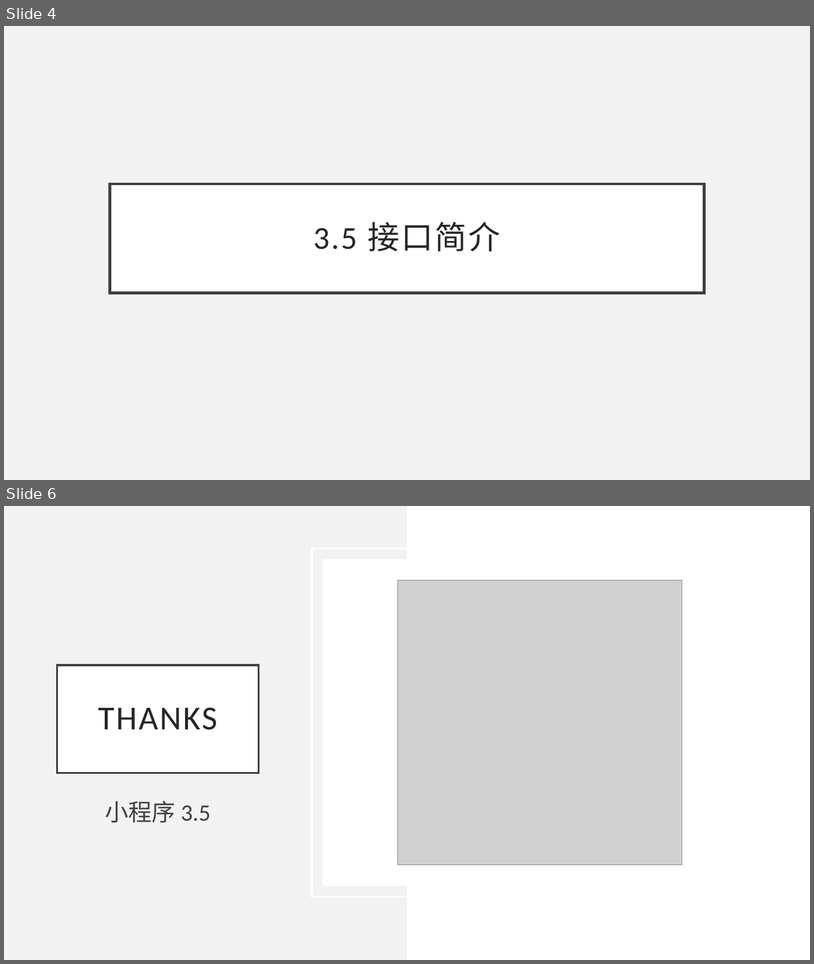
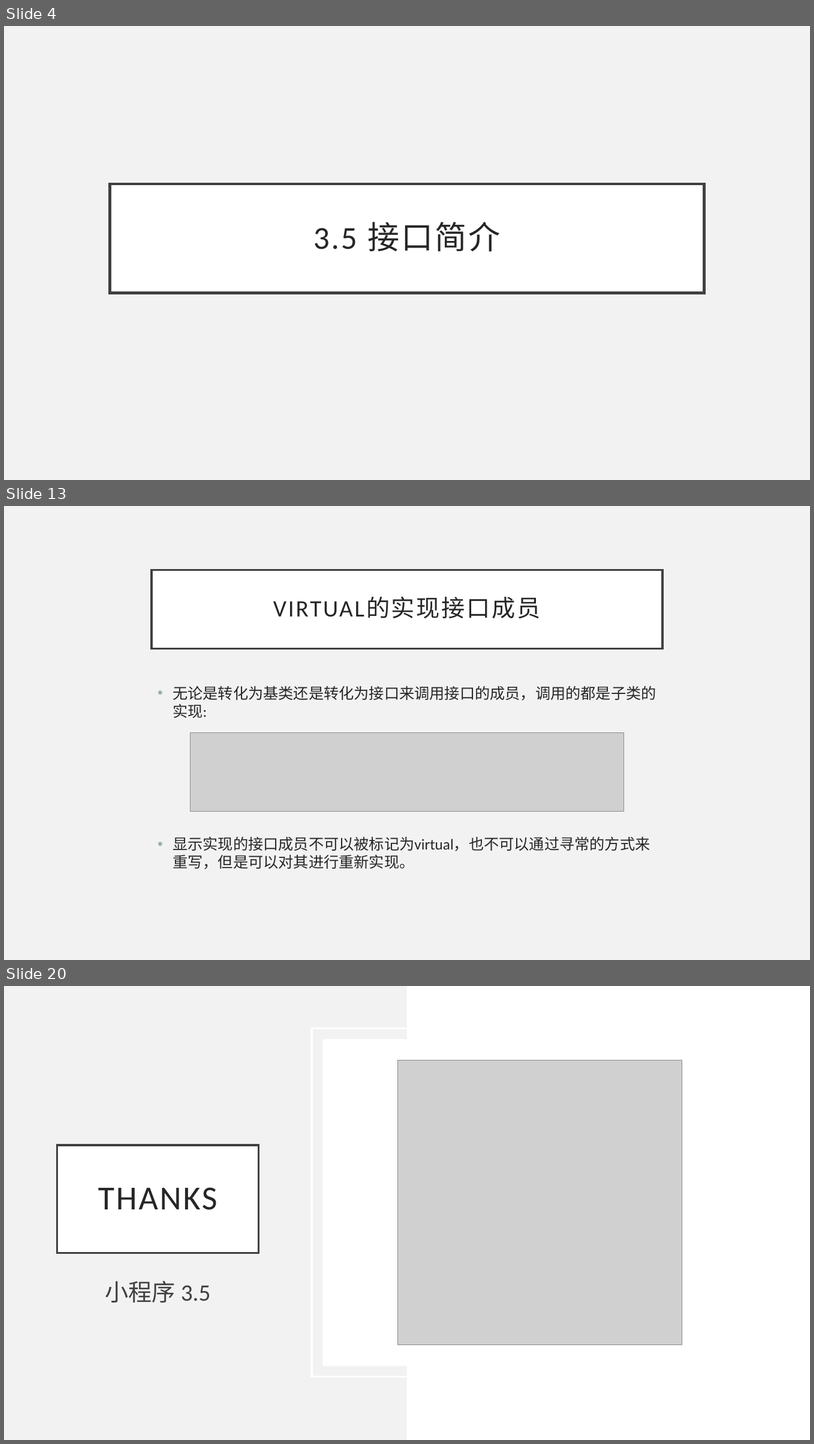
Before and after one commit to BillSon68/CSharp-Tutorial, a slide deck: Chapter 03/309 - 接口简介.pptx. Shown one above the other, each under a label of ours: slides 4 and 6 before the commit, slides 4, 13 and 20 after it; the slides between them are not shown. The pictures are 814x964 and 814x1444 pixels, drawn with LibreOffice and Linux fonts; fonts in the diff are those of the drawing; grey boxes stand for pictures. Boxes give left, top, right and bottom in pixels: in the first picture for what was removed or moved away, otherwise in the second. Text is boxed around its words. In the diff, an @@ line names an element or a change of style, - is before the commit and + after.

```diff
--- a/Chapter 03/309 - 接口简介.pptx
+++ b/Chapter 03/309 - 接口简介.pptx
@@ slide 13 added at (4,506,810,960), background #F2F2F2 @@
@@ title added at (152,570,663,648), fill #FFFFFF, outline #404040 2.5 pt, 28 pt, text #262626 @@
+VIRTUAL的实现接口成员
@@ text added at (173,686,656,869), 18 pt, text #262626 @@
+• 无论是转化为基类还是转化为接口来调用接口的成员，调用的都是子类的实现:
+• 显示实现的接口成员不可以被标记为virtual，也不可以通过寻常的方式来重写，但是可以对其进行重新实现。
@@ picture added at (191,733,624,811) @@
@@ what was slide 6 is now slide 20 @@
```
Also in this commit, not shown: 14 other slides added, 1 slide removed.
